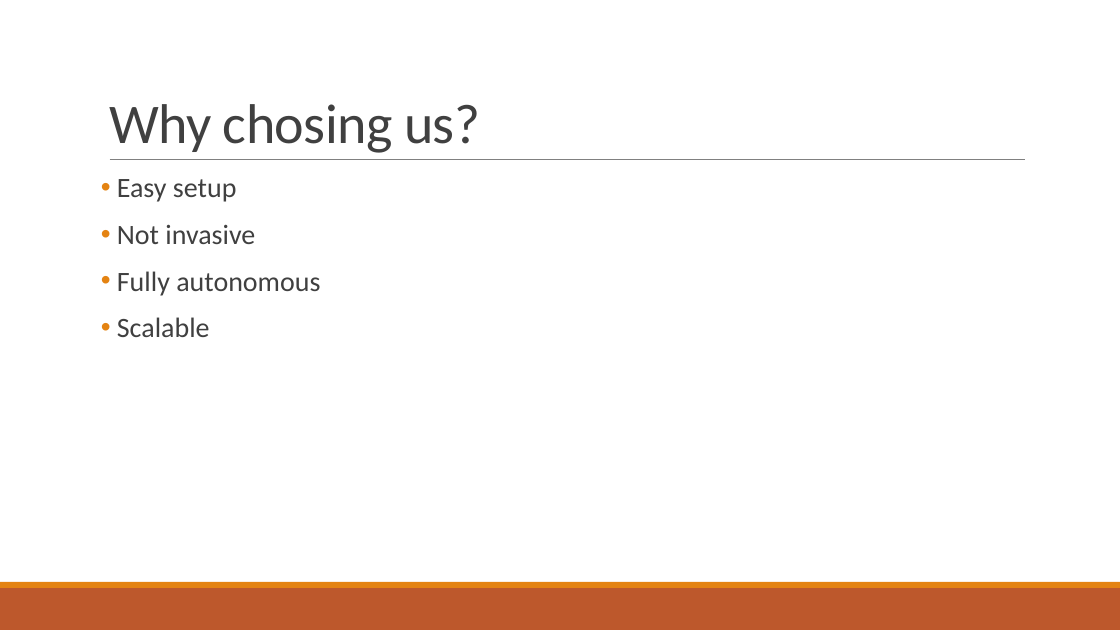
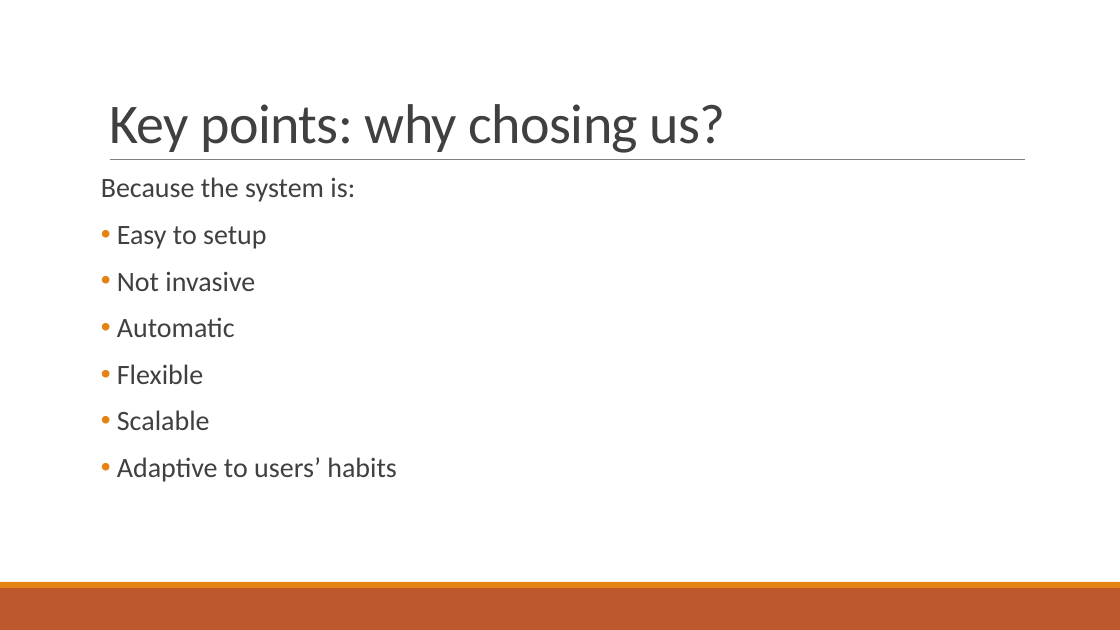
Before and after one commit to francescobaraldi/smart-neighborhood, a slide deck: slide 6 of Smart Neighborhood.pptx. Drawn at 1120x630 pixels with LibreOffice and Linux fonts; fonts in the diff are those of the drawing. Boxes give left, top, right and bottom in pixels: in the first picture for what was removed or moved away, otherwise in the second. Text is boxed around its words. In the diff, an @@ line names an element or a change of style, - is before the commit and + after.

```diff
--- a/Smart Neighborhood.pptx
+++ b/Smart Neighborhood.pptx
@@ title at [109,104,726,153]: text changed @@
-Why chosing us?
+Key points: why chosing us?
@@ text at [101,177,355,249]: text changed @@
-• Easy setup
+Because the system is:
+• Easy to setup
@@ text at [117,317,235,384]: text changed @@
-• Fully autonomous
+• Automatic
+• Flexible
@@ text at [117,457,397,482]: paragraph added @@
+• Adaptive to users’ habits
```
Also in this commit, not shown: 6 other slides changed, 14 slides added, 1 slide removed.
